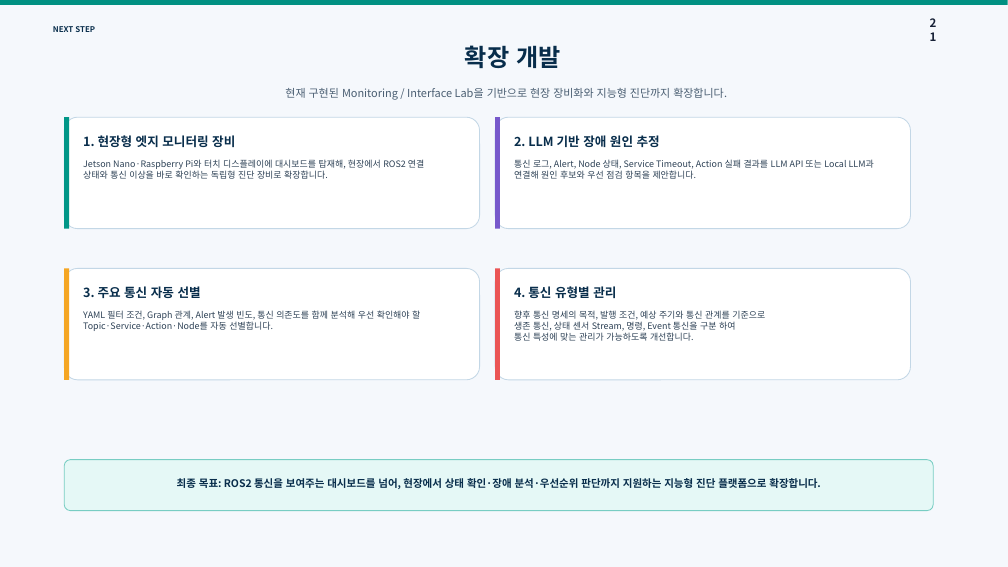
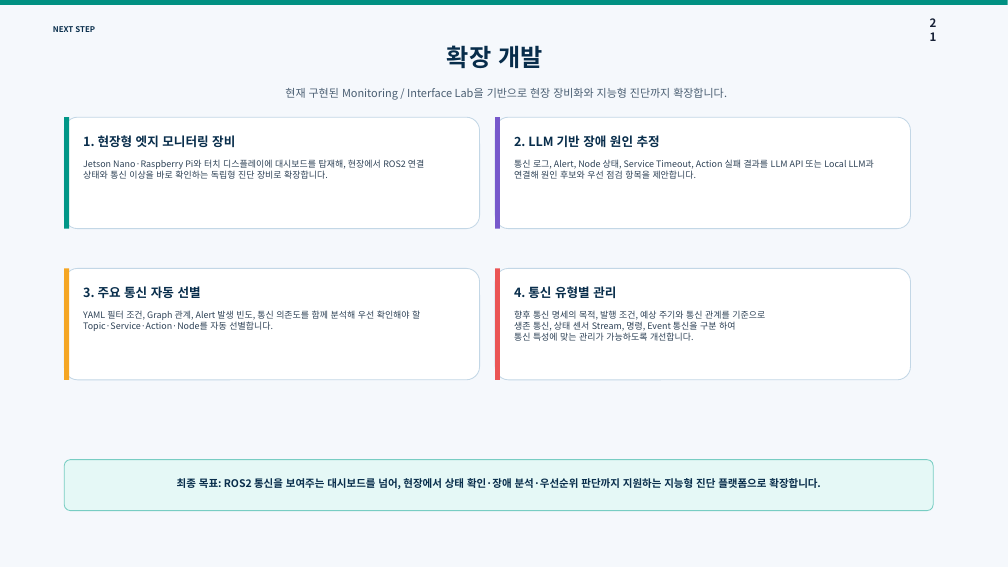
Before and after one commit to ohs9062-max/ros2_communication_dashboard, a slide deck: slide 21 of ros2_d/ros2_dashboard_with_demo_slide.pptx. Drawn at 1008x567 pixels with LibreOffice and Linux fonts; fonts in the diff are those of the drawing. Boxes give left, top, right and bottom in pixels: in the first picture for what was removed or moved away, otherwise in the second. Text is boxed around its words. In the diff, an @@ line names an element or a change of style, - is before the commit and + after.

```diff
--- a/ros2_d/ros2_dashboard_with_demo_slide.pptx
+++ b/ros2_d/ros2_dashboard_with_demo_slide.pptx
@@ text "확장 개발": place and size @@
-text "확장 개발" at box(465, 45, 560, 68)
+text "확장 개발" at box(447, 45, 542, 68)
```
Also in this commit, not shown: 4 other slides changed, 3 other files.
